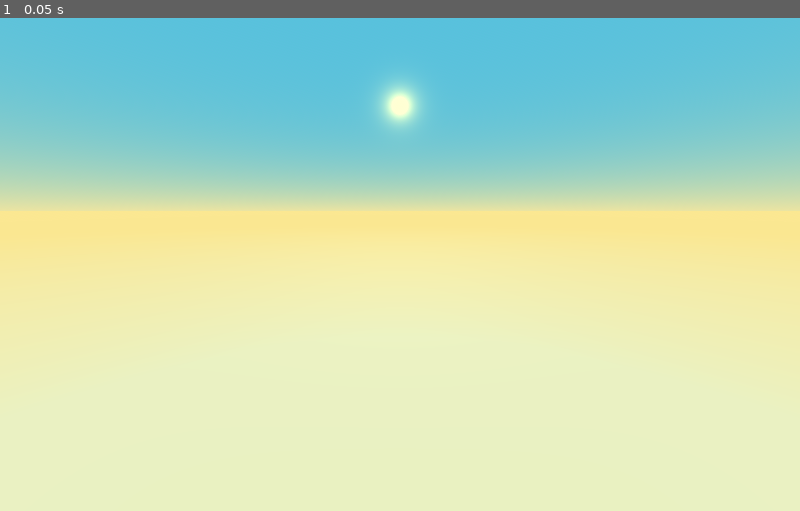
Above: before the commit, frame 1.
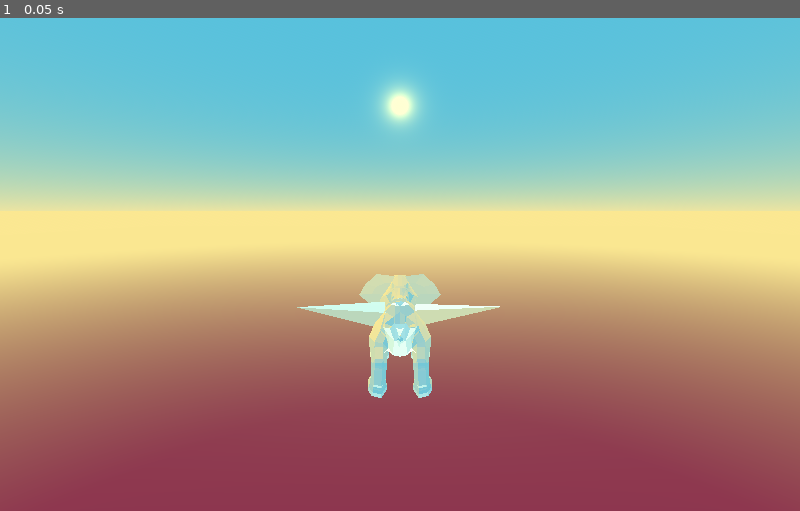
Above: after the commit, the same moment.

Repository: Team-Reimagination/tweaked-to-the-grave
Game: Godot game, scene res://assets/scenes/play_state/play_state.tscn
Same seed, same stepped clock (60 frames per second), same inputs: the game is played once before the commit and once after it. This scene is started directly instead of the project's main scene.
Inputs:
- Up to frame 1 (0.05 s): no input

The runs differ from the first frame. In frame 1, 51% of the frame differs, in the area x 0-100%, y 47-100%.

Commit message:
introduce ship controls

Diff:
--- /dev/null
+++ b/assets/objects/general/ship/ship.tscn
@@ -0,0 +1,5 @@
+[gd_scene load_steps=2 format=3 uid="uid://b56b0d2gngc5i"]
+
+[ext_resource type="PackedScene" uid="uid://cheantbka3twt" path="res://assets/objects/general/ship/ship.glb" id="1_78wjo"]
+
+[node name="ship" instance=ExtResource("1_78wjo")]
--- a/assets/scenes/play_state/play_state.tscn
+++ b/assets/scenes/play_state/play_state.tscn
@@ -1,4 +1,7 @@
-[gd_scene load_steps=7 format=3 uid="uid://d3w5gwnffkggo"]
+[gd_scene load_steps=10 format=3 uid="uid://d3w5gwnffkggo"]
+
+[ext_resource type="Script" uid="uid://b6b5akuiu5gms" path="res://assets/objects/general/ship/shipHandler.gd" id="1_oi2qx"]
+[ext_resource type="PackedScene" uid="uid://b56b0d2gngc5i" path="res://assets/objects/general/ship/ship.tscn" id="1_wtpd3"]
 
 [sub_resource type="ProceduralSkyMaterial" id="ProceduralSkyMaterial_p7wmb"]
 sky_top_color = Color(0.341176, 0.756863, 0.866667, 1)
@@ -23,16 +26,20 @@
 fog_light_color = Color(0.980392, 0.905882, 0.568627, 1)
 fog_density = 1.0
 fog_sky_affect = 0.0
-fog_height = 66.07
-fog_height_density = 0.0126
-fog_depth_curve = 0.0883885
+fog_depth_curve = 0.594605
+fog_depth_begin = 100.0
+fog_depth_end = 600.0
 adjustment_enabled = true
 
 [sub_resource type="CameraAttributesPractical" id="CameraAttributesPractical_edc5a"]
 
-[sub_resource type="StandardMaterial3D" id="StandardMaterial3D_p7wmb"]
+[sub_resource type="StandardMaterial3D" id="StandardMaterial3D_wtpd3"]
+albedo_color = Color(0.652763, 0, 0.283952, 1)
 
 [sub_resource type="PlaneMesh" id="PlaneMesh_wtpd3"]
+
+[sub_resource type="BoxShape3D" id="BoxShape3D_oi2qx"]
+size = Vector3(2.77423, 6.50195, 0.762573)
 
 [node name="PlayState" type="Node3D"]
 
@@ -53,9 +60,21 @@
 transform = Transform3D(1, 0, 0, 0, 1, 0, 0, 0, 1, 0, 4.64541, 0)
 fov = 90.0
 
-[node name="Floor" type="StaticBody3D" parent="."]
+[node name="Floor" type="MeshInstance3D" parent="."]
+transform = Transform3D(900, 0, 0, 0, 0.319, 0, 0, 0, 900, 0, -50, -158.117)
+material_override = SubResource("StandardMaterial3D_wtpd3")
+mesh = SubResource("PlaneMesh_wtpd3")
+skeleton = NodePath("")
 
-[node name="MeshInstance3D" type="MeshInstance3D" parent="Floor"]
-transform = Transform3D(169.957, 0, 0, 0, 1.98437, 0, 0, 0, 160.47, 0, 0, -158.117)
-material_override = SubResource("StandardMaterial3D_p7wmb")
-mesh = SubResource("PlaneMesh_wtpd3")
+[node name="Objects" type="Node3D" parent="."]
+
+[node name="CharacterBody3D" type="CharacterBody3D" parent="Objects"]
+transform = Transform3D(-2.18557e-08, 0, 0.5, 0, 0.5, 0, -0.5, 0, -2.18557e-08, 0, 0, -20)
+script = ExtResource("1_oi2qx")
+
+[node name="ship" parent="Objects/CharacterBody3D" instance=ExtResource("1_wtpd3")]
+
+[node name="Hitbox" type="CollisionShape3D" parent="Objects/CharacterBody3D"]
+transform = Transform3D(4.06381, 0, 0, 0, 1.1283, 0, 0, 0, 6.55579, -6.35552, -3.3265, -0.0356119)
+shape = SubResource("BoxShape3D_oi2qx")
+debug_color = Color(0, 0.741176, 1, 1)
--- a/assets/scenes/sbb_splash/sbb_splash.gd
+++ b/assets/scenes/sbb_splash/sbb_splash.gd
@@ -7,7 +7,7 @@
 	#print($Splash.frame);
 	if (!$Splash/Music.playing && $Splash.frame >= 1): $Splash/Music.play()
 
-	if (Input.is_action_just_pressed("Accept")): switchScene()
+	if (Input.is_action_just_pressed("Accept_UI")): switchScene()
 
 	if ((frameState == 0 && $Splash.frame >= 96)
 	|| (frameState == 1 && $Splash.frame >= 106)
--- a/project.godot
+++ b/project.godot
@@ -36,39 +36,73 @@
 
 [input]
 
-Move-Left={
+Left_UI={
 "deadzone": 0.5,
 "events": [Object(InputEventKey,"resource_local_to_scene":false,"resource_name":"","device":-1,"window_id":0,"alt_press …(191 unchanged characters)…
 , Object(InputEventKey,"resource_local_to_scene":false,"resource_name":"","device":-1,"window_id":0,"alt_pressed":false …(186 unchanged characters)…
 , Object(InputEventJoypadButton,"resource_local_to_scene":false,"resource_name":"","device":-1,"button_index":13,"pressure":0.0,"pressed":false,"script":null)
 ]
 }
-Move-Right={
+Right_UI={
 "deadzone": 0.5,
 "events": [Object(InputEventKey,"resource_local_to_scene":false,"resource_name":"","device":-1,"window_id":0,"alt_press …(192 unchanged characters)…
 , Object(InputEventKey,"resource_local_to_scene":false,"resource_name":"","device":-1,"window_id":0,"alt_pressed":false …(186 unchanged characters)…
 , Object(InputEventJoypadButton,"resource_local_to_scene":false,"resource_name":"","device":-1,"button_index":14,"pressure":0.0,"pressed":false,"script":null)
 ]
 }
-Move-Up={
+Up_UI={
 "deadzone": 0.5,
 "events": [Object(InputEventKey,"resource_local_to_scene":false,"resource_name":"","device":-1,"window_id":0,"alt_press …(192 unchanged characters)…
 , Object(InputEventKey,"resource_local_to_scene":false,"resource_name":"","device":-1,"window_id":0,"alt_pressed":false …(186 unchanged characters)…
 , Object(InputEventJoypadButton,"resource_local_to_scene":false,"resource_name":"","device":-1,"button_index":11,"pressure":0.0,"pressed":false,"script":null)
 ]
 }
-Move-Down={
+Down_UI={
 "deadzone": 0.5,
 "events": [Object(InputEventKey,"resource_local_to_scene":false,"resource_name":"","device":-1,"window_id":0,"alt_press …(192 unchanged characters)…
 , Object(InputEventKey,"resource_local_to_scene":false,"resource_name":"","device":-1,"window_id":0,"alt_pressed":false …(186 unchanged characters)…
 , Object(InputEventJoypadButton,"resource_local_to_scene":false,"resource_name":"","device":-1,"button_index":12,"pressure":0.0,"pressed":false,"script":null)
 ]
 }
-Accept={
+Accept_UI={
 "deadzone": 0.2,
-"events": [Object(InputEventKey,"resource_local_to_scene":false,"resource_name":"","device":0,"window_id":0,"alt_pressed":false,"shif …(180 unchanged characters)…
-, Object(InputEventKey,"resource_local_to_scene":false,"resource_name":"","device":-1,"window_id":0,"alt_pressed":false,"shift_pressed":false,"ctrl_pressed":false,"meta_pressed":false,"pressed":false,"keycode":0,"physical_keycode":32,"key_label":0,"unicode":32,"location":0,"echo":false,"script":null)
+"events": [Object(InputEventKey,"resource_local_to_scene":false,"resource_name":"","device":-1,"window_id":0,"alt_pressed":false,"shif …(180 unchanged characters)…
+, Object(InputEventKey,"resource_local_to_scene":false,"resource_name":"","device":0,"window_id":0,"alt_pressed":false,"shift_pressed":false,"ctrl_pressed":false,"meta_pressed":false,"pressed":false,"keycode":0,"physical_keycode":4194310,"key_label":0,"unicode":0,"location":0,"echo":false,"script":null)
 , Object(InputEventJoypadButton,"resource_local_to_scene":false,"resource_name":"","device":-1,"button_index":0,"pressure":0.0,"pressed":false,"script":null)
+]
+}
+Back_UI={
+"deadzone": 0.2,
+"events": [Object(InputEventKey,"resource_local_to_scene":false,"resource_name":"","device":-1,"window_id":0,"alt_pressed":false,"shift_pressed":false,"ctrl_pressed":false,"meta_pressed":false,"pressed":false,"keycode":0,"physical_keycode":4194305,"key_label":0,"unicode":0,"location":0,"echo":false,"script":null)
+, Object(InputEventJoypadButton,"resource_local_to_scene":false,"resource_name":"","device":-1,"button_index":1,"pressure":0.0,"pressed":false,"script":null)
+]
+}
+Left_GP={
+"deadzone": 0.2,
+"events": [Object(InputEventKey,"resource_local_to_scene":false,"resource_name":"","device":-1,"window_id":0,"alt_pressed":false,"shift_pressed":false,"ctrl_pressed":false,"meta_pressed":false,"pressed":false,"keycode":0,"physical_keycode":4194319,"key_label":0,"unicode":0,"location":0,"echo":false,"script":null)
+, Object(InputEventKey,"resource_local_to_scene":false,"resource_name":"","device":-1,"window_id":0,"alt_pressed":false,"shift_pressed":false,"ctrl_pressed":false,"meta_pressed":false,"pressed":false,"keycode":0,"physical_keycode":65,"key_label":0,"unicode":97,"location":0,"echo":false,"script":null)
+, Object(InputEventJoypadMotion,"resource_local_to_scene":false,"resource_name":"","device":-1,"axis":0,"axis_value":-1.0,"script":null)
+]
+}
+Right_GP={
+"deadzone": 0.2,
+"events": [Object(InputEventKey,"resource_local_to_scene":false,"resource_name":"","device":-1,"window_id":0,"alt_pressed":false,"shift_pressed":false,"ctrl_pressed":false,"meta_pressed":false,"pressed":false,"keycode":0,"physical_keycode":4194321,"key_label":0,"unicode":0,"location":0,"echo":false,"script":null)
+, Object(InputEventKey,"resource_local_to_scene":false,"resource_name":"","device":-1,"window_id":0,"alt_pressed":false,"shift_pressed":false,"ctrl_pressed":false,"meta_pressed":false,"pressed":false,"keycode":0,"physical_keycode":68,"key_label":0,"unicode":100,"location":0,"echo":false,"script":null)
+, Object(InputEventJoypadMotion,"resource_local_to_scene":false,"resource_name":"","device":-1,"axis":0,"axis_value":1.0,"script":null)
+]
+}
+Up_GP={
+"deadzone": 0.2,
+"events": [Object(InputEventKey,"resource_local_to_scene":false,"resource_name":"","device":-1,"window_id":0,"alt_pressed":false,"shift_pressed":false,"ctrl_pressed":false,"meta_pressed":false,"pressed":false,"keycode":0,"physical_keycode":4194320,"key_label":0,"unicode":0,"location":0,"echo":false,"script":null)
+, Object(InputEventKey,"resource_local_to_scene":false,"resource_name":"","device":-1,"window_id":0,"alt_pressed":false,"shift_pressed":false,"ctrl_pressed":false,"meta_pressed":false,"pressed":false,"keycode":0,"physical_keycode":87,"key_label":0,"unicode":119,"location":0,"echo":false,"script":null)
+, Object(InputEventJoypadMotion,"resource_local_to_scene":false,"resource_name":"","device":-1,"axis":1,"axis_value":-1.0,"script":null)
+]
+}
+Down_GP={
+"deadzone": 0.2,
+"events": [Object(InputEventKey,"resource_local_to_scene":false,"resource_name":"","device":-1,"window_id":0,"alt_pressed":false,"shift_pressed":false,"ctrl_pressed":false,"meta_pressed":false,"pressed":false,"keycode":0,"physical_keycode":4194322,"key_label":0,"unicode":0,"location":0,"echo":false,"script":null)
+, Object(InputEventKey,"resource_local_to_scene":false,"resource_name":"","device":-1,"window_id":0,"alt_pressed":false,"shift_pressed":false,"ctrl_pressed":false,"meta_pressed":false,"pressed":false,"keycode":0,"physical_keycode":83,"key_label":0,"unicode":115,"location":0,"echo":false,"script":null)
+, Object(InputEventJoypadMotion,"resource_local_to_scene":false,"resource_name":"","device":-1,"axis":1,"axis_value":1.0,"script":null)
 ]
 }
 
Binary file added: assets/objects/general/ship/ship.glb
Not shown, added: assets/objects/general/ship/ship.glb.import
